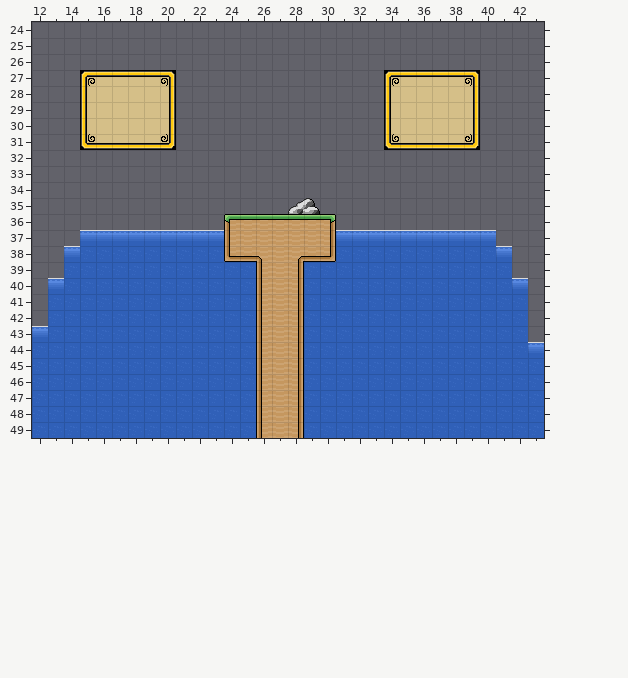
An edit to a level. Tiled map, res/worlds/gameover.tmx. That is the earlier state.
Cells are 16x16 px. Shown: x 12..43, y 24..49.
After:
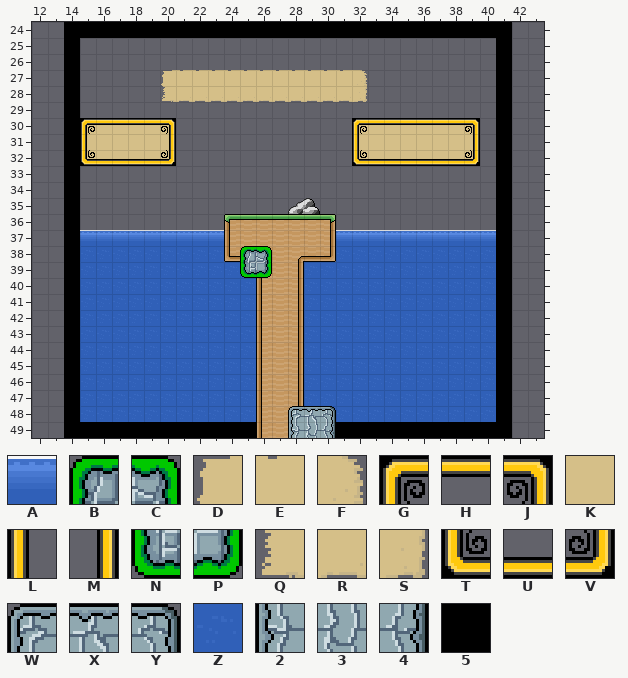
Key: from "Tileset": A 120, B 131, C 133, D 152, E 153, F 154, G 155, H 156, J 157, K 214, L 215, M 217, N 251, P 253, Q 272, R 273, S 274, T 275, U 276, V 277, W 311, X 312, Y 313, Z 360, 2 371, 3 372, 4 373, 5 480.
_ is an empty cell, # one hidden under a higher layer.
From old to new:
Layer "Background #2":
y 27: x 15..32 KKKKKK____________ -> _____DEEEEEEEEEEEF; x 34..39 KKKKKK -> ______
y 28: x 15..32 KKKKKK____________ -> _____QRRRRRRRRRRRS; x 34..39 KKKKKK -> ______
y 29: x 15..20 KKKKKK -> ______; x 34..39 KKKKKK -> ______
y 30..31: x 32..33 __ -> KK
y 32: x 15..20 ______ -> KKKKKK; x 32..39 ________ -> KKKKKKKK
Layer "Floorground":
y 27: x 15..20 GHHHHJ -> ______; x 34..39 GHHHHJ -> ______
y 28..29: x 15 L -> _; x 20 M -> _; x 34 L -> _; x 39 M -> _
y 30: x 15..20 L____M -> GHHHHJ; x 32..39 __L____M -> GHHHHHHJ
y 31: x 15..20 TUUUUV -> L____M; x 32 _ -> L; x 34..39 TUUUUV -> _____M
y 32: x 15..20 ______ -> TUUUUV; x 32..39 ________ -> TUUUUUUV
Layer "Ground":
y 24: x 14..41 ____________________________ -> 5555555555555555555555555555
y 25..37: x 14 _ -> 5; x 41 _ -> 5
y 38: x 14 A -> 5; x 41 A -> 5
y 39: x 14 Z -> 5; x 41 Z -> 5
y 40: x 13..14 AZ -> _5; x 41..42 ZA -> 5_
y 41..42: x 13..14 ZZ -> _5; x 41..42 ZZ -> 5_
y 43: x 12..14 AZZ -> __5; x 41..42 ZZ -> 5_
y 44: x 12..14 ZZZ -> __5; x 41..43 ZZA -> 5__
y 45..48: x 12..14 ZZZ -> __5; x 41..43 ZZZ -> 5__
y 49: x 12..25 ZZZZZZZZZZZZZZ -> __555555555555; x 29..43 ZZZZZZZZZZZZZZZ -> ##55555555555__
Layer "Overlap":
y 38: x 25..26 __ -> BC
y 39: x 25..26 __ -> NP
y 48: x 28..30 ___ -> WXY
y 49: x 28..30 ___ -> 234
Boxes around the changes in both pictures, in picture pixels (x1, y1, x2, y2):
changed: (32, 22, 544, 438)
